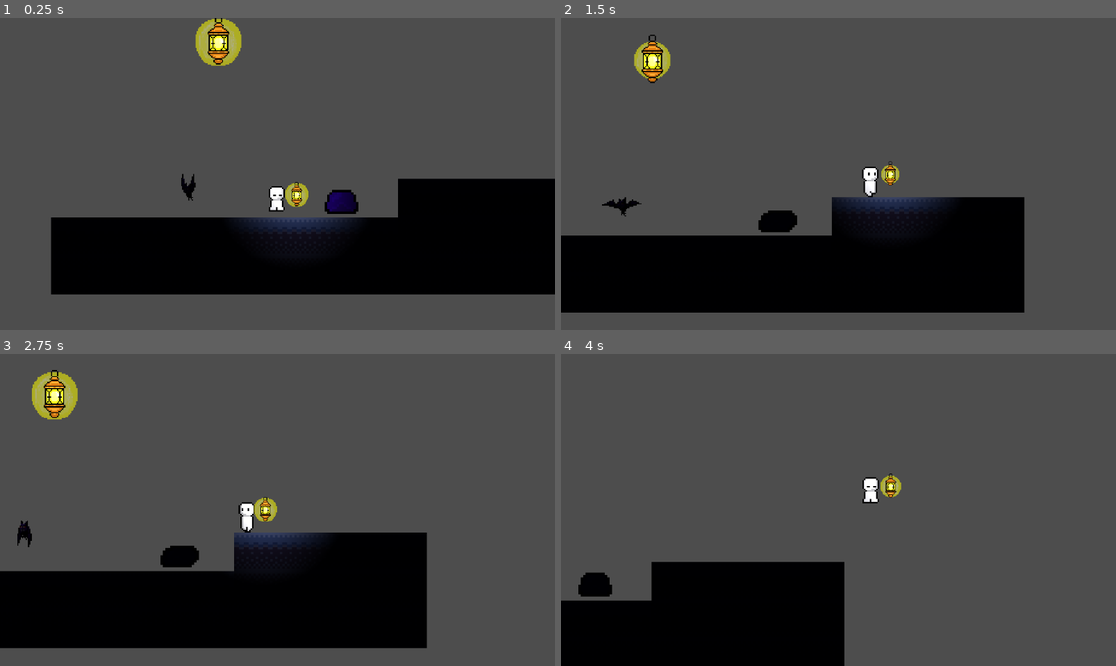
Above: before the commit, frames 1-4 (two rows, left to right).
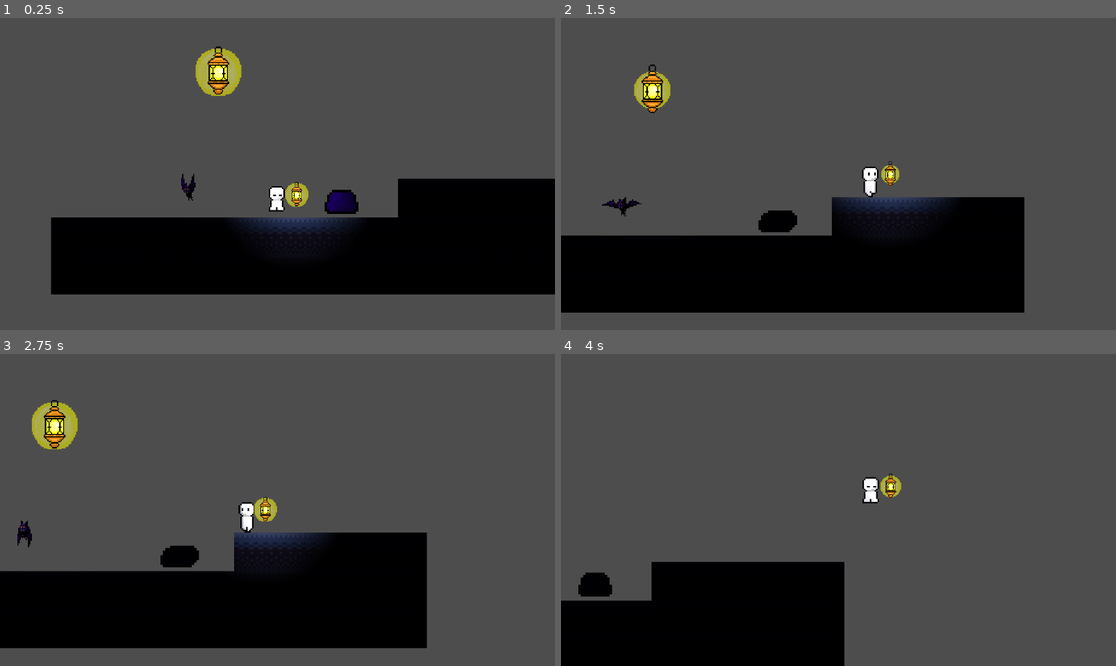
Above: after the commit, the same moments.

Repository: yaksies/campfireGame
Game: Godot game, scene res://scenes/game.tscn
Same seed, same stepped clock (60 frames per second), same inputs: the game is played once before the commit and once after it.
Inputs:
- Up to frame 1 (0.25 s): no input
- Up to frame 2 (1.5 s): hold D (move_right) from 0.53 s (still down); tap Space (jump) at 0.77 s
- Up to frame 3 (2.75 s): tap Space (jump) at 1.52 s; release D (move_right) at 2.03 s; hold A (move_left) from 2.03 s (still down)
- Up to frame 4 (4 s): release A (move_left) at 2.78 s; hold D (move_right) from 2.78 s (still down); tap Space (jump) at 3.02, 3.77 s

The runs differ from the first frame. In frame 1, 1.8% of the frame differs, in the area x 32-52%, y 0-57%; in frame 2, 1.2%; in frame 3, 1.8%; in frame 4, nothing differs.

Commit message:
Scene change

Diff:
--- a/campfire-game/scenes/game.tscn
+++ b/campfire-game/scenes/game.tscn
@@ -46,7 +46,7 @@
 position = Vector2(18, -30)
 
 [node name="Lantern" parent="." unique_id=733144119 instance=ExtResource("2_0tnpc")]
-position = Vector2(43, -147)
+position = Vector2(43, -122)
 
 [node name="Player" parent="." unique_id=1307399855 instance=ExtResource("3_vtaks")]
 position = Vector2(92, -46)
--- a/campfire-game/scenes/lamp.tscn
+++ b/campfire-game/scenes/lamp.tscn
@@ -1,3 +1,8 @@
 [gd_scene format=3 uid="uid://chjucrhp8suxt"]
 
+[sub_resource type="SpriteFrames" id="SpriteFrames_ba3iu"]
+
 [node name="Lamp" type="Node2D" unique_id=1425322240]
+
+[node name="AnimatedSprite2D" type="AnimatedSprite2D" parent="." unique_id=62429807]
+sprite_frames = SubResource("SpriteFrames_ba3iu")
